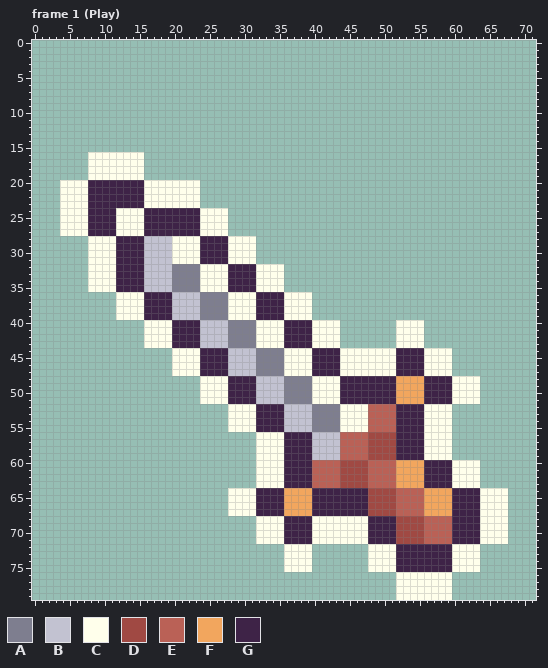
Edited in one commit: pixel-art file (Resources/Item/sword9.aseprite). The picture above is the old version.
72x80 pixels, 5 frames. Shown: frame 1 (Play). The commit also changed other frames, which this record leaves out.
Palette (. is transparent): A #7e7e8f  B #c2c2d1  C #ffffeb  D #a04943  E #ba6156  F #f2a65e  G #3e2347
Now the later version:
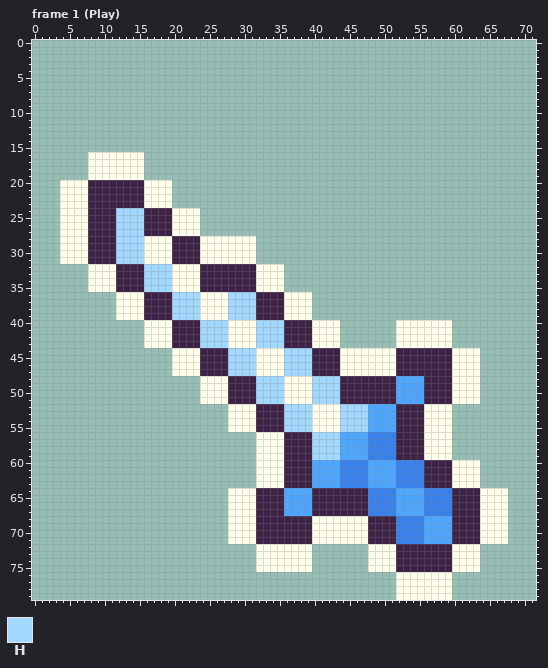
Colours new in this view: H #a4d9ff
The edit:
layer "sword9" added
layer "sword5" removed
colour D: #a04943 -> #3881ec
colour E: #ba6156 -> #4da6ff
Changed rows in their new state; - is a pixel that keeps its letter.
Frame 1 (Play):
first column x 4:
20 ----------------....----------------------------------------
21 ----------------....----------------------------------------
22 ----------------....----------------------------------------
23 ----------------....----------------------------------------
24 --------HHHH----CCCC....------------------------------------
25 --------HHHH----CCCC....------------------------------------
26 --------HHHH----CCCC....------------------------------------
27 --------HHHH----CCCC....------------------------------------
28 CCCCGGGGHHHHCCCCGGGGCCCC------------------------------------
29 CCCCGGGGHHHHCCCCGGGGCCCC------------------------------------
30 CCCCGGGGHHHHCCCCGGGGCCCC------------------------------------
31 CCCCGGGGHHHHCCCCGGGGCCCC------------------------------------
32 ------------HHHHCCCCGGGG------------------------------------
33 ------------HHHHCCCCGGGG------------------------------------
34 ------------HHHHCCCCGGGG------------------------------------
35 ------------HHHHCCCCGGGG------------------------------------
36 ----------------HHHHCCCCHHHH--------------------------------
37 ----------------HHHHCCCCHHHH--------------------------------
38 ----------------HHHHCCCCHHHH--------------------------------
39 ----------------HHHHCCCCHHHH--------------------------------
40 --------------------HHHHCCCCHHHH--------------------CCCC----
41 --------------------HHHHCCCCHHHH--------------------CCCC----
42 --------------------HHHHCCCCHHHH--------------------CCCC----
43 --------------------HHHHCCCCHHHH--------------------CCCC----
44 ------------------------HHHHCCCCHHHH----------------GGGGCCCC
45 ------------------------HHHHCCCCHHHH----------------GGGGCCCC
46 ------------------------HHHHCCCCHHHH----------------GGGGCCCC
47 ------------------------HHHHCCCCHHHH----------------GGGGCCCC
48 ----------------------------HHHHCCCCHHHH--------EEEE--------
49 ----------------------------HHHHCCCCHHHH--------EEEE--------
50 ----------------------------HHHHCCCCHHHH--------EEEE--------
51 ----------------------------HHHHCCCCHHHH--------EEEE--------
52 --------------------------------HHHHCCCCHHHH----------------
53 --------------------------------HHHHCCCCHHHH----------------
54 --------------------------------HHHHCCCCHHHH----------------
55 --------------------------------HHHHCCCCHHHH----------------
56 ------------------------------------HHHH--------------------
57 ------------------------------------HHHH--------------------
58 ------------------------------------HHHH--------------------
59 ------------------------------------HHHH--------------------
60 ------------------------------------------------DDDD--------
61 ------------------------------------------------DDDD--------
62 ------------------------------------------------DDDD--------
63 ------------------------------------------------DDDD--------
64 --------------------------------EEEE----------------DDDD----
65 --------------------------------EEEE----------------DDDD----
66 --------------------------------EEEE----------------DDDD----
67 --------------------------------EEEE----------------DDDD----
68 ------------------------CCCCGGGG----------------------------
69 ------------------------CCCCGGGG----------------------------
70 ------------------------CCCCGGGG----------------------------
71 ------------------------CCCCGGGG----------------------------
72 ----------------------------CCCC----------------------------
73 ----------------------------CCCC----------------------------
74 ----------------------------CCCC----------------------------
75 ----------------------------CCCC----------------------------
